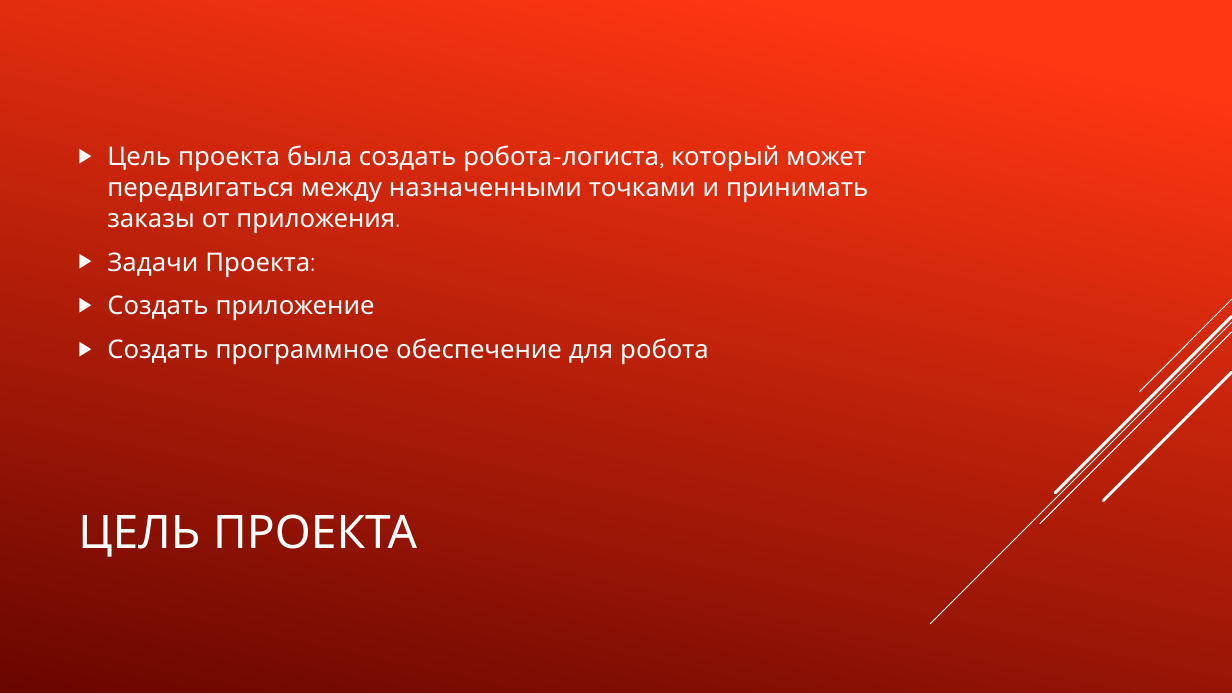
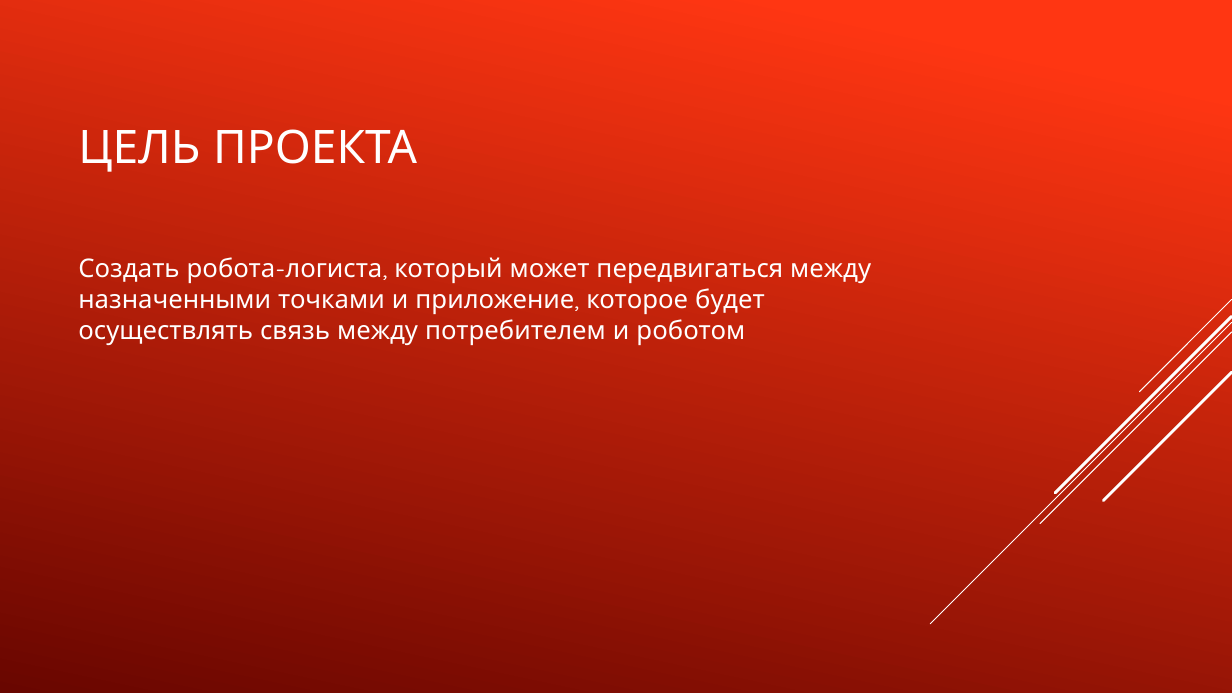
Before and after one commit to TransoChel/ProjectRobotLogistic, a slide deck: slide 2 of Проект «Робот-логист».pptx. Drawn at 1232x693 pixels with LibreOffice and Linux fonts; fonts in the diff are those of the drawing. Boxes give left, top, right and bottom in pixels: in the first picture for what was removed or moved away, otherwise in the second. Text is boxed around its words. In the diff, an @@ line names an element or a change of style, - is before the commit and + after.

```diff
--- a/Проект «Робот-логист».pptx
+++ b/Проект «Робот-логист».pptx
@@ title "ЦЕЛЬ ПРОЕКТА" moved from (x1=78, y1=514, x2=417, y2=557) to (x1=78, y1=129, x2=417, y2=172) @@
@@ text at (x1=78, y1=257, x2=871, y2=345): text changed @@
-▶ Цель проекта была создать робота-логиста, который может передвигаться между назначенными точками и принимать заказы от приложения.
-▶ Задачи Проекта:
-▶ Создать приложение
-▶ Создать программное обеспечение для робота
+Создать робота-логиста, который может передвигаться между назначенными точками и приложение, которое будет осуществлять связь между потребителем и роботом
```
Also in this commit, not shown: 2 other slides changed, 3 slides added, 1 other file.
